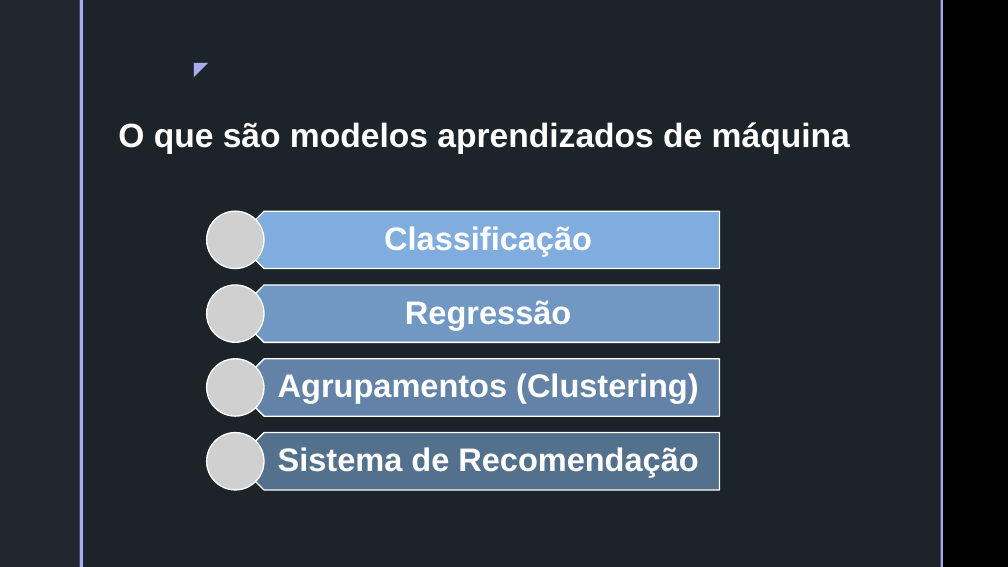
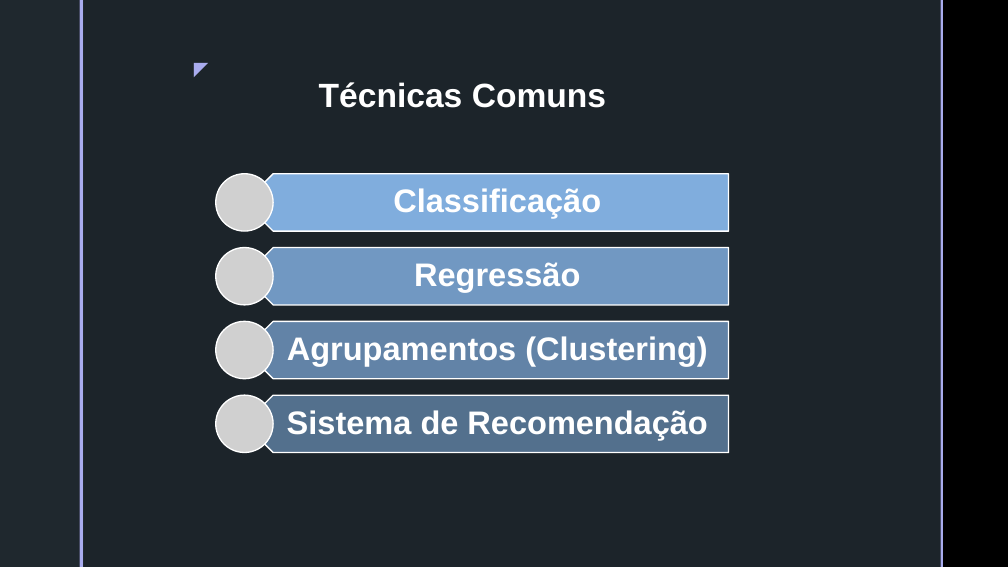
Before and after one commit to batestin1/coding_the_future_dio_redes_neurais, a slide deck: slide 13 of materiais/redes_neurais_dio.pptx. Drawn at 1008x567 pixels with LibreOffice and Linux fonts; fonts in the diff are those of the drawing; grey boxes stand for pictures; background and template pictures are left out. Boxes give left, top, right and bottom in pixels: in the first picture for what was removed or moved away, otherwise in the second. Text is boxed around its words. In the diff, an @@ line names an element or a change of style, - is before the commit and + after.

```diff
--- a/materiais/redes_neurais_dio.pptx
+++ b/materiais/redes_neurais_dio.pptx
@@ text added at [319, 82, 606, 108], 32 pt, text #FFFFFF, bold @@
+Técnicas Comuns
@@ text removed at [118, 122, 850, 154] @@
-O que são modelos aprendizados de máquina
@@ picture added at [216, 174, 273, 231] @@
@@ pentagon arrow: place and size @@
-pentagon arrow at [235, 211, 719, 268]
+pentagon arrow at [244, 174, 728, 231]
@@ text "Classificação": place and size @@
-text "Classificação" at [384, 226, 592, 256]
+text "Classificação" at [393, 188, 601, 218]
@@ picture removed at [206, 211, 264, 268] @@
@@ 3 pictures, 3 texts, 3 pentagon arrows: place and size @@
-3 pictures, 3 texts, 3 pentagon arrows at [206, 285, 719, 490]
+3 pictures, 3 texts, 3 pentagon arrows at [216, 247, 728, 453]
```
Also in this commit, not shown: 2 other slides changed, 18 slides added, 4 other files.
